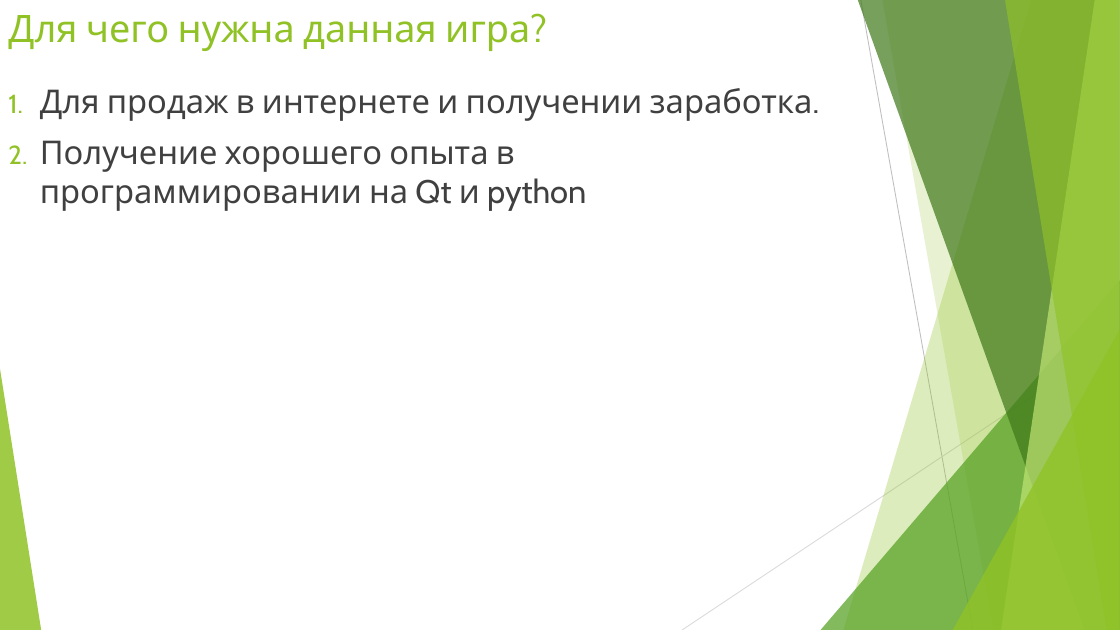
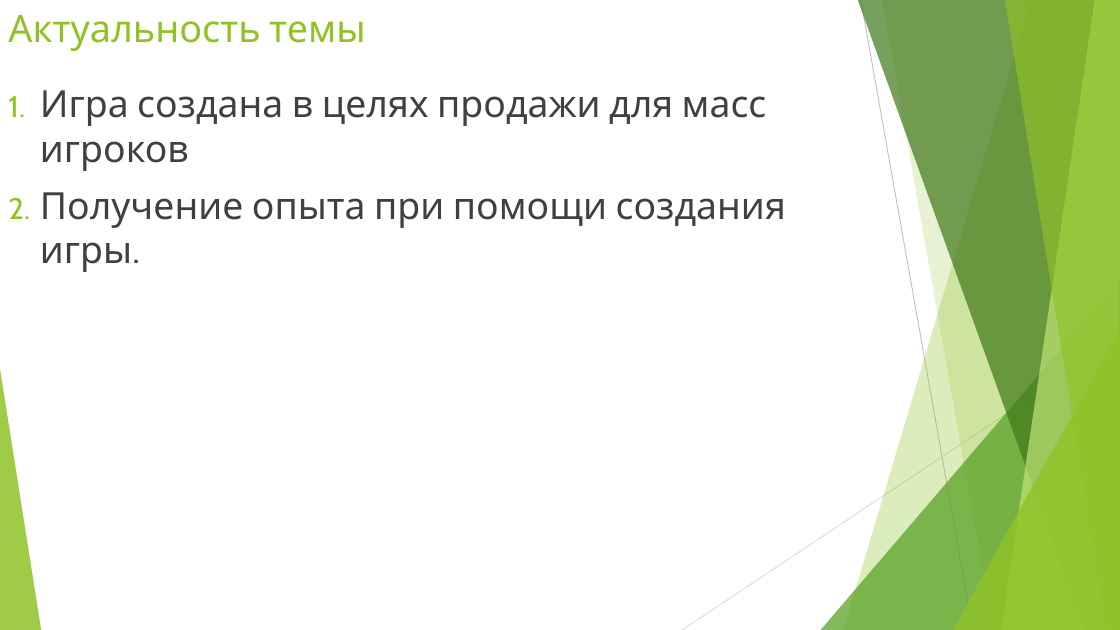
Before and after one commit to AmirHai/project_2048, a slide deck: slide 2 of презентация к проекту 2048.pptx. Drawn at 1120x630 pixels with LibreOffice and Linux fonts; fonts in the diff are those of the drawing. Boxes give left, top, right and bottom in pixels: in the first picture for what was removed or moved away, otherwise in the second. Text is boxed around its words. In the diff, an @@ line names an element or a change of style, - is before the commit and + after.

```diff
--- a/презентация к проекту 2048.pptx
+++ b/презентация к проекту 2048.pptx
@@ title at (x1=8, y1=15, x2=365, y2=51): text changed @@
-Для чего нужна данная игра?
+Актуальность темы
@@ text at (x1=40, y1=90, x2=786, y2=272): text changed; size 28 to 32 pt @@
-1. Для продаж в интернете и получении заработка.
-2. Получение хорошего опыта в программировании на Qt и python
+1. Игра создана в целях продажи для масс игроков
+2. Получение опыта при помощи создания игры.
```
Also in this commit, not shown: 2 slides added, 4 slides removed, 3 other files.
